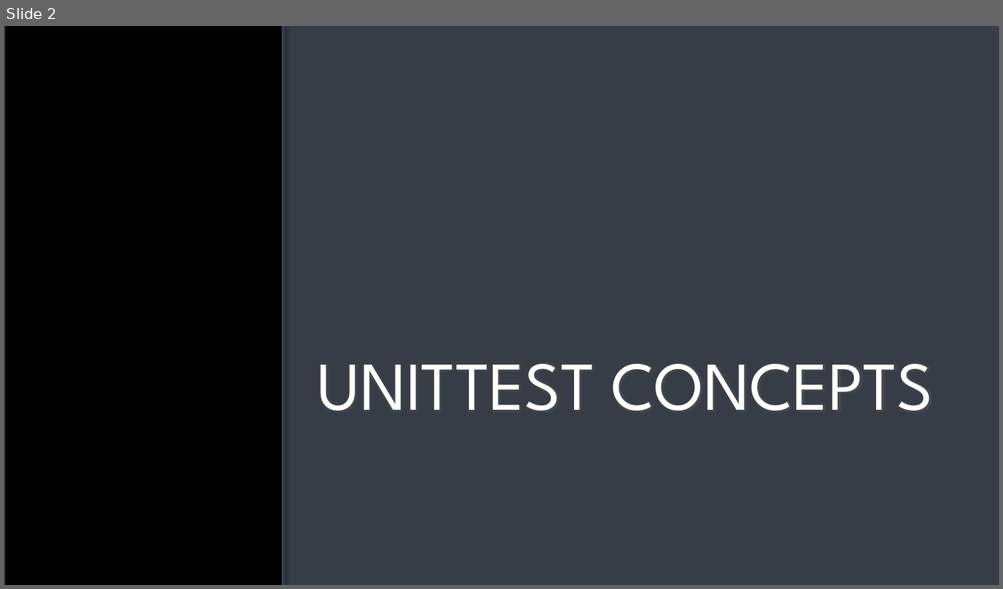
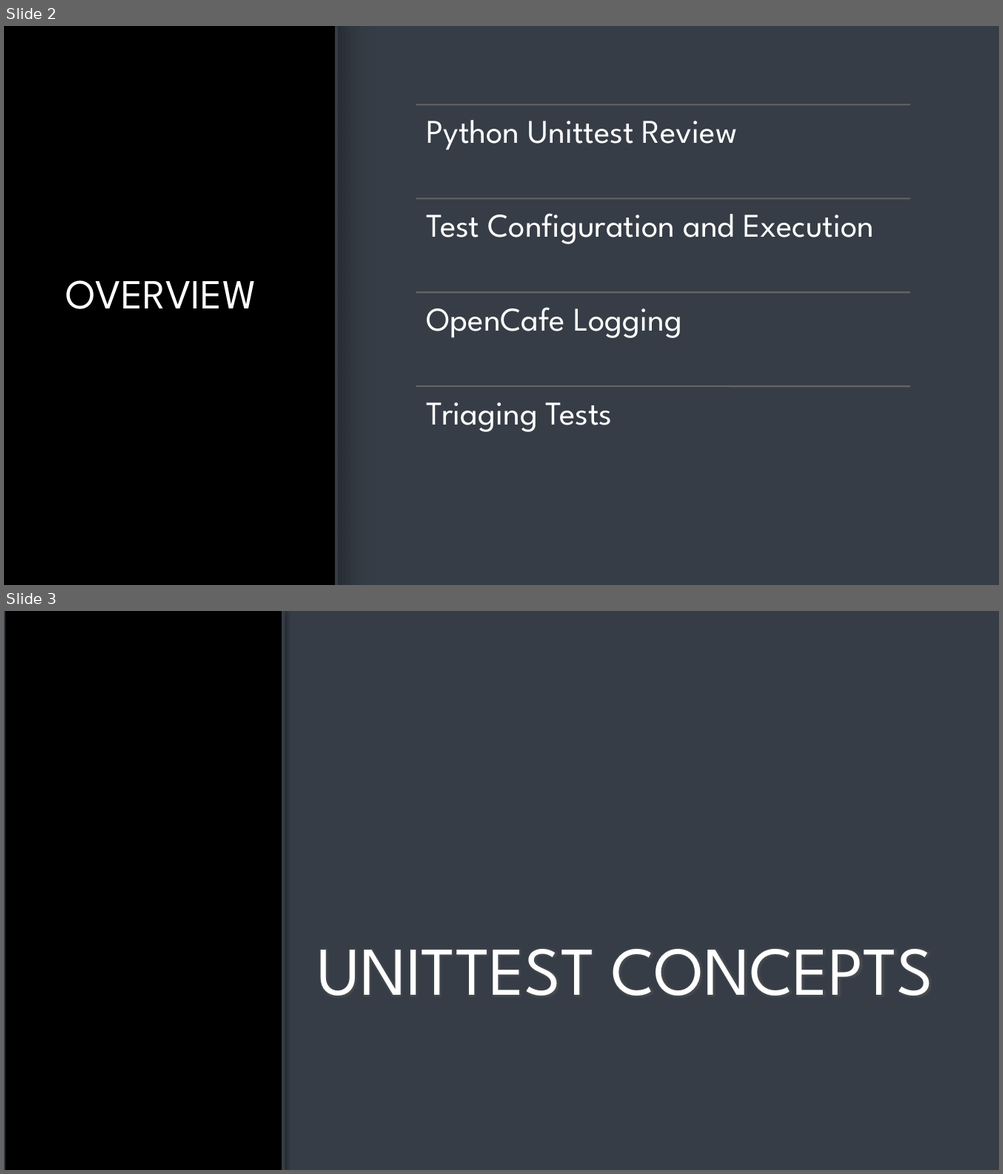
Before and after one commit to dwalleck/opencafe-training, a slide deck: OpenCafeTraining-Part2.pptx. Shown one above the other, each under a label of ours: slide 2 before the commit, slides 2 and 3 after it. The pictures are 1003x589 and 1003x1174 pixels, drawn with LibreOffice and Linux fonts; fonts in the diff are those of the drawing; background and template pictures are left out. Boxes give left, top, right and bottom in pixels: in the first picture for what was removed or moved away, otherwise in the second. Text is boxed around its words. In the diff, an @@ line names an element or a change of style, - is before the commit and + after.

Commit message:
Fleshing out logging and runner sections

```diff
--- a/OpenCafeTraining-Part2.pptx
+++ b/OpenCafeTraining-Part2.pptx
@@ slide 2 added at (4, 26, 999, 585), background picture (left out) @@
@@ rectangle added at (336, 26, 999, 585), fill #363D46 @@
@@ line added from (336, 26) to (336, 585), #282E35 3 pt @@
@@ rectangle added at (338, 26, 376, 585), fill gradient #363D46 to #282E35 @@
@@ title added at (66, 281, 256, 309), 40 pt, text gradient #FFFFFF to #A6A6A6 @@
+OVERVIEW
@@ group added at (417, 105, 910, 432): 4 lines, 4 texts @@
+Python Unittest Review
+Test Configuration and Execution
+OpenCafe Logging
+Triaging Tests
@@ what was slide 2 is now slide 3 @@
```
Also in this commit, not shown: 6 slides changed, 8 other slides added, 2 slides removed, 5 other files.
